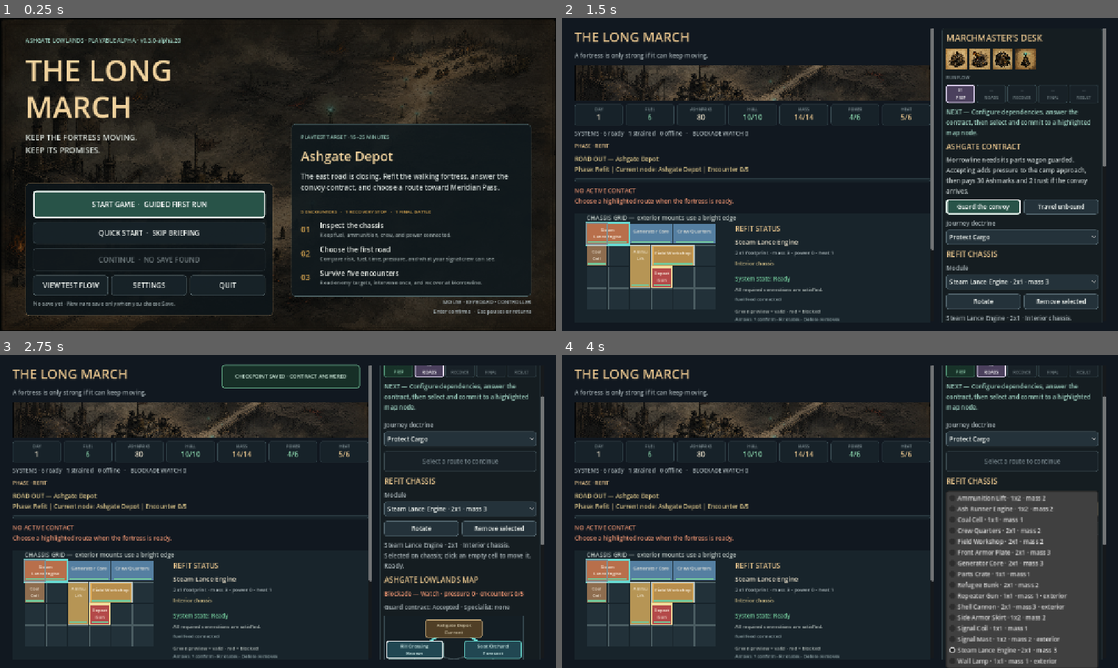
Above: before the commit, frames 1-4 (two rows, left to right).
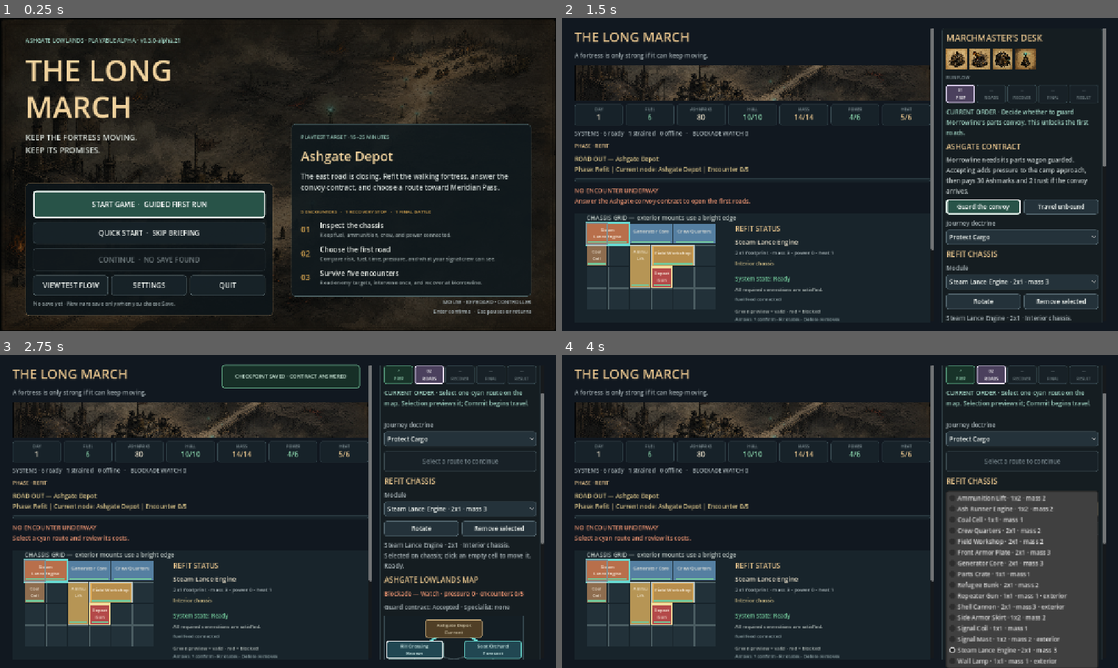
Above: after the commit, the same moments.

Repository: raphaelroshan/the-long-march
Game: Godot game, scene res://scenes/App.tscn
Same seed, same stepped clock (60 frames per second), same inputs: the game is played once before the commit and once after it.
Inputs:
- Up to frame 1 (0.25 s): no input
- Up to frame 2 (1.5 s): click "START GAME · GUIDED FIRST RUN" at 0.5 s; click "Skip briefing" at 1.25 s
- Up to frame 3 (2.75 s): click "Guard the convoy" at 2 s
- Up to frame 4 (4 s): click "Protect Cargo" at 2.75 s; click "Steam Lance Engine · 2x1 · ma…" at 3.5 s

The runs differ from the first frame. In frame 1, less than 0.1% of the frame differs, in the area x 31-33%, y 6-8%; in frame 2, 1.1%; in frame 3, 2.1%, in the area x 2-98%, y 3-61%; in frame 4, 2.1%.

Commit message:
Keep stage objectives in sync

Diff:
--- a/project.godot
+++ b/project.godot
@@ -4,7 +4,7 @@
 
 [application]
 config/name="The Long March"
-config/version="0.3.0-alpha.20"
+config/version="0.3.0-alpha.21"
 run/main_scene="res://scenes/App.tscn"
 config/features=PackedStringArray("4.4", "GL Compatibility")
 
--- a/src/ui/main.gd
+++ b/src/ui/main.gd
@@ -414,6 +414,7 @@
 	guidance_label = Label.new()
 	guidance_label.autowrap_mode = TextServer.AUTOWRAP_WORD_SMART
 	guidance_label.custom_minimum_size = Vector2(320, 54)
+	guidance_label.add_theme_font_size_override("font_size", 14)
 	guidance_label.add_theme_color_override("font_color", Color("#9fd2c2"))
 	controls.add_child(guidance_label)
 
@@ -1443,17 +1444,7 @@
 	asset_row.visible = state.phase in ["refit", "battle", "final_battle"]
 	_refresh_run_flow_tracker()
 	results_group.visible = state.phase == "results"
-	match state.phase:
-		"refit":
-			guidance_label.text = "NEXT — Configure dependencies, answer the contract, then select and commit to a highlighted map node."
-		"map":
-			guidance_label.text = "NEXT — Resolve any local decision, select a cyan map node, review it, then commit."
-		"battle", "final_battle":
-			guidance_label.text = "NEXT — Advance one step, read each target and causal line, then spend at most one emergency order."
-		"settlement":
-			guidance_label.text = "NEXT — Spend up to two service actions, refit around the damage, then choose a doctrine for Meridian Pass."
-		"results":
-			guidance_label.text = "RUN COMPLETE — Inspect the surviving systems, then save a local playtest feedback bundle while the decisions are fresh."
+	guidance_label.text = _current_guidance()
 	phase_badge.text = "PHASE · %s" % state.phase.replace("_", " ").to_upper()
 	refit_title.visible = is_refit_phase
 	module_group.visible = is_refit_phase
@@ -1542,7 +1533,8 @@
 		var last_consequence := state.encounter_report[-1] if not state.encounter_report.is_empty() else "The road is clear."
 		encounter_label.text = "AFTER-ACTION — %s · resolved in %d step(s)\n%s" % [state.encounter_outcome.replace("_", " ").to_upper(), state.encounter_step, String(last_consequence)]
 	else:
-		encounter_label.text = "NO ACTIVE CONTACT\nChoose a highlighted route when the fortress is ready."
+		var waiting_instruction := "Answer the Ashgate convoy contract to open the first roads." if state.guard_contract_status == "offered" else ("Select a cyan route and review its costs." if selected_campaign_node_id.is_empty() else "Review the selected route, then commit when ready.")
+		encounter_label.text = "NO ENCOUNTER UNDERWAY\n%s" % waiting_instruction
 	var recent: Array[String] = []
 	var start := maxi(0, state.log.size() - 4)
 	for index in range(start, state.log.size()):
@@ -1562,6 +1554,26 @@
 				fortress_panel.combat_target_ids.append(target_id)
 	fortress_panel.queue_redraw()
 	_ensure_current_focus()
+
+func _current_guidance() -> String:
+	if state.phase == "results":
+		return "RUN COMPLETE · Inspect the surviving systems, then record playtest notes while the decisions are fresh."
+	if state.phase in ["battle", "final_battle"]:
+		if state.encounter_intervention_used:
+			return "CURRENT ORDER · The emergency order is spent. Read the highlighted target and advance one encounter step."
+		return "CURRENT ORDER · Read the highlighted target, then advance one encounter step. One emergency order remains."
+	if not state.campaign_event_pending.is_empty():
+		return "DECISION REQUIRED · Resolve the local event below before the fortress can depart."
+	if state.guard_contract_status == "offered":
+		return "CURRENT ORDER · Decide whether to guard Morrowline's parts convoy. This unlocks the first roads."
+	if not selected_campaign_node_id.is_empty():
+		var node_name := String(LongMarchState.CAMPAIGN_NODES.get(selected_campaign_node_id, {}).get("name", selected_campaign_node_id))
+		return "ROUTE READY · %s is selected. Review its costs and doctrine, then press Commit." % node_name
+	if state.phase == "settlement":
+		return "RECOVERY · %d service action(s) remain. Repair or refuel, refit freely, then choose the next road." % state.settlement_actions_remaining
+	if state.campaign_active and state.phase in ["refit", "map"]:
+		return "CURRENT ORDER · Select one cyan route on the map. Selection previews it; Commit begins travel."
+	return "CURRENT ORDER · Prepare the fortress, review the route forecast, then depart when movement is ready."
 
 class FortressPanel extends Control:
 	signal grid_cell_pressed(cell: Vector2i)
--- a/tests/test_prototype_flow.gd
+++ b/tests/test_prototype_flow.gd
@@ -23,6 +23,7 @@
 			button.pressed.emit()
 			await process_frame
 			_expect(game.selected_campaign_node_id == node_id and game.state.phase in ["refit", "map", "settlement"], "selecting a map node should wait for explicit route confirmation: " + node_id)
+			_expect(game.guidance_label.text.begins_with("ROUTE READY"), "selecting a route should update the current objective before commitment")
 			_expect(not game.campaign_map.commit_button.disabled, "selected route should enable the commit control: " + node_id)
 			_expect(game.campaign_map.commit_button.has_focus(), "route selection should move keyboard or controller focus to confirmation")
 			game.campaign_map.commit_button.pressed.emit()
@@ -66,6 +67,7 @@
 	_expect(game.onboarding_overlay.visible, "a first run should open the Marchmaster briefing")
 	_expect(game.ONBOARDING_STEPS.size() == 4 and game.onboarding_step_panels.size() == 4, "the guided briefing should use four concise, visible stages")
 	_expect(game.onboarding_action_label.text.begins_with("FIRST ACTION"), "each briefing page should name a concrete player action")
+	_expect(game.guidance_label.text.begins_with("CURRENT ORDER") and game.guidance_label.text.contains("convoy"), "the opening objective should identify the contract decision")
 	for _step in range(game.ONBOARDING_STEPS.size()):
 		if _step == game.ONBOARDING_STEPS.size() - 1:
 			_expect(game.onboarding_next_button.text == "ENTER ASHGATE", "the final briefing action should clearly enter the playable stage")
@@ -82,6 +84,7 @@
 	await process_frame
 	await process_frame
 	_expect(game.state.guard_contract_status == "accepted", "the guard contract should be selectable through the UI")
+	_expect(game.guidance_label.text.contains("Select one cyan route"), "the objective should advance immediately after the contract is answered")
 	_expect(game.current_run_flow_step == 1 and game.run_flow_labels[0].text.begins_with("✓"), "answering the contract should advance the tracker to the Lowlands roads")
 	_expect(game.campaign_map.status_for("rill_crossing") == "available" and not game.campaign_map.button_for("rill_crossing").disabled, "answering the contract should activate the opening map nodes")
 	_expect(game.campaign_map.button_for("rill_crossing").has_focus(), "resolving the contract should hand controller focus to the first route")
Not shown, changed: export_presets.cfg
Not shown, changed: README.md
Not shown, changed: docs/decision_log.md
Not shown, changed: docs/playtest_guide.md
